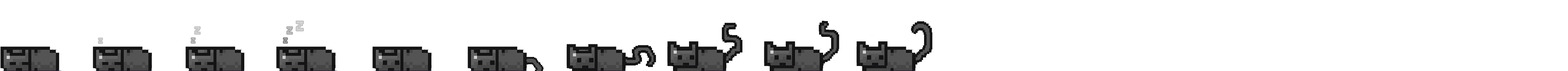
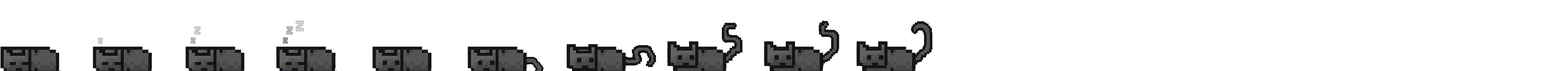
Layers edited between the first and the second 1568x71 image:
added layer "Layer 20" in group "Day" over [861, 50, 867, 56]
painted on "Layer 19" over [770, 49, 867, 56]
removed layer "Layer 18" from group "Day" over [770, 49, 776, 55]
painted on "Layer 17" over [672, 50, 678, 56]
painted on "Layer 16" over [572, 52, 577, 59]
painted on "Layer 13" over [473, 55, 480, 61]
painted on "Layer 12" over [377, 55, 383, 61]
painted on "Layer 11" over [281, 55, 289, 63]
painted on "Layer 5" over [190, 55, 196, 61]
painted on "Layer 4" over [98, 54, 103, 61]
painted on "Layer 1" over [5, 54, 11, 62]
